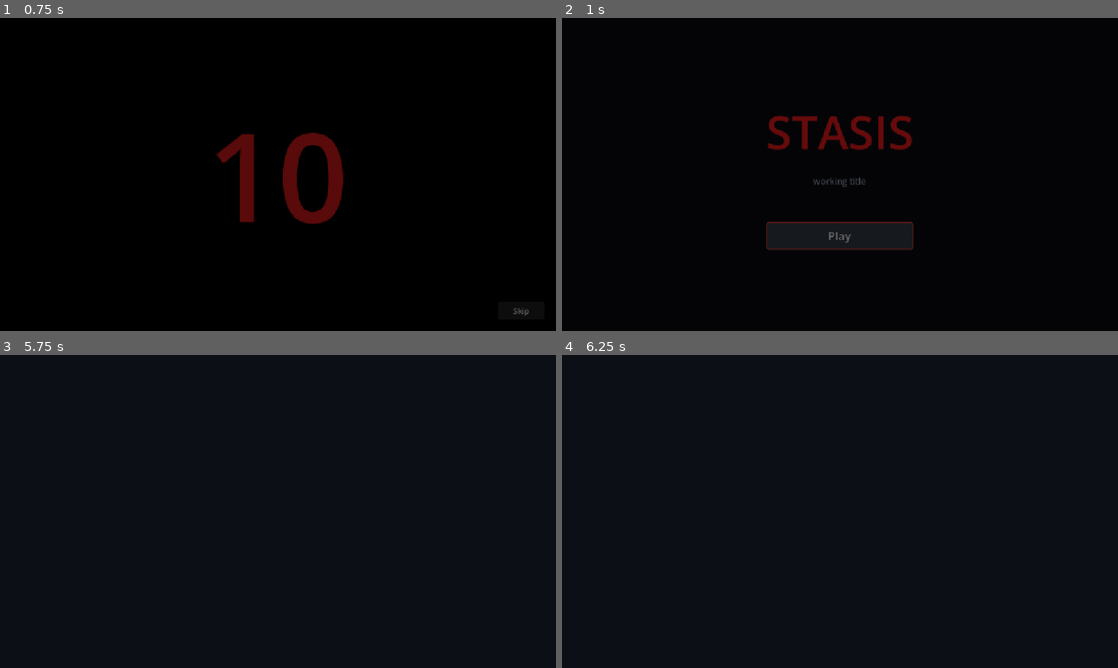
Above: before the commit, frames 1-4 (two rows, left to right).
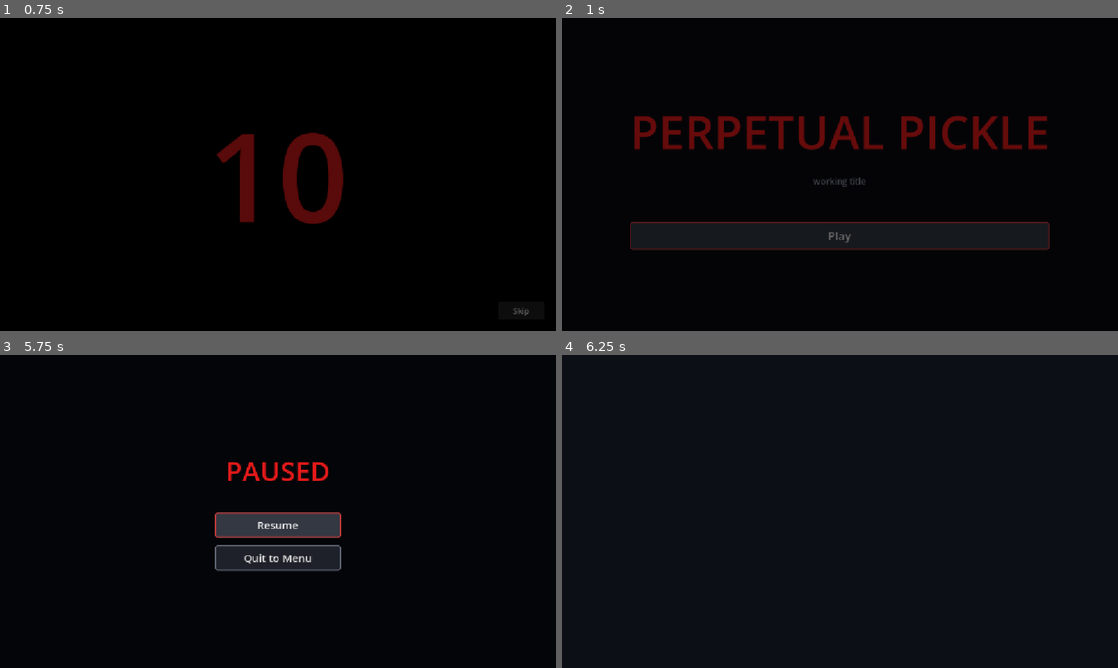
Above: after the commit, the same moments.

Repository: Joony/gmtk-game-jam-2026
Game: Godot game, scene res://scenes/intro.tscn
Same seed, same stepped clock (60 frames per second), same inputs: the game is played once before the commit and once after it.
Inputs (mouse positions are in pixels of both pictures, inside the frame that each line leads up to):
- Up to frame 1 (0.75 s): click "Skip" at 0.5 s
- Up to frame 2 (1 s): no input
- Up to frame 3 (5.75 s): click "Play" at 1.25 s; tap Enter at 2 s; move the mouse to (305, 511) at 2.02 s; hold W (forward) from 2.03 s (still down); tap Space (jump) at 2.27, 3.02, 4.52, 5.27 s; move the mouse to (250, 511) at 2.77 s; move the mouse to (289, 505) at 3.52 s; move the mouse to (272, 517) at 4.27 s; move the mouse to (316, 514) at 5.02 s; tap Escape (pause) at 5.65 s
- Up to frame 4 (6.25 s): release W (forward) at 5.75 s; click (840, 524) at 5.75 s, where only the run after the commit has a clickable "Resume"

Frame 1 is identical in both runs. In frame 2, 4.3% of the frame differs, in the area x 12-88%, y 31-75%; in frame 3, 3.0%; in frame 4, nothing differs.

Commit message:
Step 5: pause menu owning Esc and cursor state, with headless and windowed tests
Co-Authored-By: Claude Fable 5 <noreply@anthropic.com>

Diff:
--- a/project.godot
+++ b/project.godot
@@ -63,8 +63,8 @@
 
 [physics]
 
+3d/physics_engine="Jolt Physics"
 common/physics_interpolation=true
-3d/physics_engine="Jolt Physics"
 
 [rendering]
 
--- a/scenes/game.tscn
+++ b/scenes/game.tscn
@@ -1,7 +1,8 @@
-[gd_scene load_steps=9 format=3]
+[gd_scene load_steps=10 format=3]
 
 [ext_resource type="Script" path="res://scripts/game.gd" id="1_game"]
 [ext_resource type="PackedScene" path="res://scenes/player.tscn" id="2_player"]
+[ext_resource type="PackedScene" path="res://ui/pause_menu.tscn" id="3_pause"]
 
 [sub_resource type="Environment" id="Environment_game"]
 background_mode = 1
@@ -83,3 +84,5 @@
 transform = Transform3D(1, 0, 0, 0, 1, 0, 0, 0, 1, 0, 1.0, 4)
 
 [node name="Player" parent="." instance=ExtResource("2_player")]
+
+[node name="PauseMenu" parent="." instance=ExtResource("3_pause")]
--- a/scenes/main_menu.tscn
+++ b/scenes/main_menu.tscn
@@ -1,6 +1,6 @@
-[gd_scene load_steps=4 format=3]
+[gd_scene format=3 uid="uid://duuhvlvcjcmnd"]
 
-[ext_resource type="Script" path="res://scripts/main_menu.gd" id="1_menu"]
+[ext_resource type="Script" uid="uid://bndynw5c44qfj" path="res://scripts/main_menu.gd" id="1_menu"]
 
 [sub_resource type="StyleBoxFlat" id="StyleBoxFlat_normal"]
 bg_color = Color(0.12, 0.13, 0.16, 1)
@@ -26,21 +26,25 @@
 corner_radius_bottom_right = 4
 corner_radius_bottom_left = 4
 
-[node name="MainMenu" type="Control"]
+[node name="MainMenu" type="Control" unique_id=296884092]
 layout_mode = 3
 anchors_preset = 15
 anchor_right = 1.0
 anchor_bottom = 1.0
+grow_horizontal = 2
+grow_vertical = 2
 script = ExtResource("1_menu")
 
-[node name="Background" type="ColorRect" parent="."]
+[node name="Background" type="ColorRect" parent="." unique_id=74673860]
 layout_mode = 1
 anchors_preset = 15
 anchor_right = 1.0
 anchor_bottom = 1.0
+grow_horizontal = 2
+grow_vertical = 2
 color = Color(0.04, 0.04, 0.06, 1)
 
-[node name="Center" type="CenterContainer" parent="."]
+[node name="Center" type="CenterContainer" parent="." unique_id=125903681]
 layout_mode = 1
 anchors_preset = 15
 anchor_right = 1.0
@@ -48,30 +52,30 @@
 grow_horizontal = 2
 grow_vertical = 2
 
-[node name="VBox" type="VBoxContainer" parent="Center"]
+[node name="VBox" type="VBoxContainer" parent="Center" unique_id=836462099]
 layout_mode = 2
 theme_override_constants/separation = 24
 alignment = 1
 
-[node name="Title" type="Label" parent="Center/VBox"]
+[node name="Title" type="Label" parent="Center/VBox" unique_id=1613126737]
 layout_mode = 2
 theme_override_colors/font_color = Color(0.9, 0.1, 0.1, 1)
 theme_override_font_sizes/font_size = 96
-text = "STASIS"
+text = "PERPETUAL PICKLE"
 horizontal_alignment = 1
 
-[node name="Subtitle" type="Label" parent="Center/VBox"]
+[node name="Subtitle" type="Label" parent="Center/VBox" unique_id=1381855521]
 layout_mode = 2
 theme_override_colors/font_color = Color(0.55, 0.58, 0.65, 1)
 theme_override_font_sizes/font_size = 18
 text = "working title"
 horizontal_alignment = 1
 
-[node name="Spacer" type="Control" parent="Center/VBox"]
+[node name="Spacer" type="Control" parent="Center/VBox" unique_id=1280966082]
 custom_minimum_size = Vector2(0, 24)
 layout_mode = 2
 
-[node name="PlayButton" type="Button" parent="Center/VBox"]
+[node name="PlayButton" type="Button" parent="Center/VBox" unique_id=612618275]
 unique_name_in_owner = true
 custom_minimum_size = Vector2(260, 56)
 layout_mode = 2
--- /dev/null
+++ b/scripts/pause_menu.gd
@@ -0,0 +1,68 @@
+extends CanvasLayer
+
+# Owns Esc and ALL mouse-capture state while in game, so there is a single source
+# of truth for the cursor. The camera controller deliberately does not touch it.
+#
+# Only present in the game scene, so Esc is inert in the intro and main menu.
+
+const MAIN_MENU_SCENE := "res://scenes/main_menu.tscn"
+
+signal paused
+signal resumed
+
+var is_paused: bool = false
+
+
+func _ready() -> void:
+	# Must keep running while the tree is paused, or Esc could never unpause.
+	process_mode = Node.PROCESS_MODE_ALWAYS
+	visible = false
+	get_tree().paused = false
+
+
+func _unhandled_input(event: InputEvent) -> void:
+	if event.is_action_pressed("pause"):
+		toggle()
+		get_viewport().set_input_as_handled()
+
+
+func toggle() -> void:
+	if is_paused:
+		resume()
+	else:
+		pause_game()
+
+
+func pause_game() -> void:
+	if is_paused:
+		return
+	is_paused = true
+	get_tree().paused = true
+	visible = true
+	Input.set_mouse_mode(Input.MOUSE_MODE_VISIBLE)
+	%ResumeButton.grab_focus()
+	paused.emit()
+
+
+func resume() -> void:
+	if not is_paused:
+		return
+	is_paused = false
+	get_tree().paused = false
+	visible = false
+	Input.set_mouse_mode(Input.MOUSE_MODE_CAPTURED)
+	resumed.emit()
+
+
+func _on_resume_button_pressed() -> void:
+	resume()
+
+
+func _on_quit_button_pressed() -> void:
+	# Unpause before leaving, or the main menu loads into a paused tree.
+	is_paused = false
+	get_tree().paused = false
+	visible = false
+	# Cursor stays visible on purpose — the main menu needs it.
+	Input.set_mouse_mode(Input.MOUSE_MODE_VISIBLE)
+	SceneManager.change_scene(MAIN_MENU_SCENE)
--- a/tests/capture_scene.gd
+++ b/tests/capture_scene.gd
@@ -11,6 +11,9 @@
 	var args := OS.get_cmdline_user_args()
 	var scene_path: String = args[0] if args.size() > 0 else "res://scenes/main_menu.tscn"
 	var out_path: String = args[1] if args.size() > 1 else "user://capture.png"
+	# Optional 3rd arg: an input action to fire before capturing (e.g. "pause"),
+	# so states that only exist after input can be eyeballed too.
+	var action: String = args[2] if args.size() > 2 else ""
 
 	var packed: PackedScene = load(scene_path)
 	if packed == null:
@@ -25,6 +28,15 @@
 	# Let layout settle and the frame actually draw.
 	for i in 5:
 		await process_frame
+
+	if action != "":
+		var event := InputEventAction.new()
+		event.action = action
+		event.pressed = true
+		root.push_input(event)
+		for i in 5:
+			await process_frame
+
 	await RenderingServer.frame_post_draw
 
 	var image := root.get_texture().get_image()
--- /dev/null
+++ b/tests/smoke_pause_menu.gd
@@ -0,0 +1,153 @@
+extends SceneTree
+# Headless test for the pause menu (step 5).
+# Run: godot --headless --path . -s tests/smoke_pause_menu.gd
+# Cursor assertions only run windowed — see the note at the bottom.
+
+const GAME_SCENE := "res://scenes/game.tscn"
+const MENU_SCENE := "res://scenes/main_menu.tscn"
+const INTRO_SCENE := "res://scenes/intro.tscn"
+const MAX_FRAMES := 600
+
+var _failures: Array[String] = []
+var _cursor_testable := false
+
+
+func _init() -> void:
+	_run.call_deferred()
+
+
+func _check(label: String, ok: bool) -> void:
+	if not ok:
+		_failures.append(label)
+
+
+func _press_escape() -> void:
+	var event := InputEventAction.new()
+	event.action = "pause"
+	event.pressed = true
+	root.push_input(event)
+
+
+func _current_scene_is(scene_name: String) -> bool:
+	return current_scene != null and current_scene.name == scene_name
+
+
+func _run() -> void:
+	if not root.has_node("SceneManager"):
+		var sm: Node = load("res://scripts/scene_manager.gd").new()
+		sm.name = "SceneManager"
+		root.add_child(sm)
+
+	# Can we meaningfully assert cursor state in this run?
+	Input.set_mouse_mode(Input.MOUSE_MODE_CAPTURED)
+	_cursor_testable = Input.get_mouse_mode() == Input.MOUSE_MODE_CAPTURED
+
+	var game: Node3D = load(GAME_SCENE).instantiate()
+	root.add_child(game)
+	current_scene = game
+	await process_frame
+
+	var pause_menu: CanvasLayer = game.get_node_or_null("PauseMenu")
+	_check("game scene contains a PauseMenu", pause_menu != null)
+	if pause_menu == null:
+		_finish()
+		return
+
+	# --- Starts hidden and unpaused -----------------------------------------
+	_check("pause menu starts hidden", not pause_menu.visible)
+	_check("tree starts unpaused", not paused)
+	_check(
+		"pause menu processes while paused",
+		pause_menu.process_mode == Node.PROCESS_MODE_ALWAYS
+	)
+	_check("pause menu has a Resume button", pause_menu.get_node_or_null("%ResumeButton") != null)
+	_check("pause menu has a Quit button", pause_menu.get_node_or_null("%QuitButton") != null)
+	_check("pause menu dims the background", pause_menu.get_node_or_null("Dim") != null)
+
+	# --- Esc pauses: menu shown, tree paused, cursor released ---------------
+	_press_escape()
+	await process_frame
+	_check("Esc shows the pause menu", pause_menu.visible)
+	_check("Esc pauses the tree", paused)
+	_check("is_paused flag set", pause_menu.is_paused)
+	if _cursor_testable:
+		_check("Esc releases the cursor", Input.get_mouse_mode() == Input.MOUSE_MODE_VISIBLE)
+		_check("Resume button has focus when paused", pause_menu.get_node("%ResumeButton").has_focus())
+
+	# --- Esc again resumes: all three reversed ------------------------------
+	_press_escape()
+	await process_frame
+	_check("Esc again hides the pause menu", not pause_menu.visible)
+	_check("Esc again unpauses the tree", not paused)
+	if _cursor_testable:
+		_check("Esc again re-captures the cursor", Input.get_mouse_mode() == Input.MOUSE_MODE_CAPTURED)
+
+	# --- Resume button does the same ----------------------------------------
+	_press_escape()
+	await process_frame
+	_check("paused again before testing Resume", paused)
+	pause_menu.get_node("%ResumeButton").pressed.emit()
+	await process_frame
+	_check("Resume button unpauses", not paused)
+	_check("Resume button hides the menu", not pause_menu.visible)
+
+	# --- The game keeps running after resume (pause actually reverses) ------
+	var player: CharacterBody3D = game.get_node("Player")
+	for i in 30:
+		await physics_frame
+	var pos_before := player.global_position
+	_press_escape()
+	await process_frame
+	for i in 30:
+		await physics_frame
+	_check("player does not move while paused", player.global_position.distance_to(pos_before) < 0.001)
+	pause_menu.get_node("%ResumeButton").pressed.emit()
+	await process_frame
+
+	# --- Quit to Menu: unpause, leave cursor visible, change scene ----------
+	_press_escape()
+	await process_frame
+	_check("paused before Quit to Menu", paused)
+	pause_menu.get_node("%QuitButton").pressed.emit()
+	await process_frame
+	_check("Quit to Menu unpauses the tree", not paused)
+
+	var frames := 0
+	while frames < MAX_FRAMES and not _current_scene_is("MainMenu"):
+		await process_frame
+		frames += 1
+	_check("Quit to Menu reaches the main menu", _current_scene_is("MainMenu"))
+	_check("tree is not left paused in the main menu", not paused)
+	if _cursor_testable:
+		_check(
+			"cursor stays visible in the main menu",
+			Input.get_mouse_mode() == Input.MOUSE_MODE_VISIBLE
+		)
+
+	# --- Esc must be inert outside the game ---------------------------------
+	_press_escape()
+	await process_frame
+	_check("Esc does nothing in the main menu", not paused)
+
+	var intro: Control = load(INTRO_SCENE).instantiate()
+	root.add_child(intro)
+	current_scene = intro
+	await process_frame
+	_press_escape()
+	await process_frame
+	_check("Esc does nothing in the intro", not paused)
+
+	_finish()
+
+
+func _finish() -> void:
+	if not _cursor_testable:
+		print("  (skipped cursor checks: capture unavailable headless — run windowed)")
+	if _failures.is_empty():
+		print("PAUSE MENU TEST PASS")
+		quit(0)
+	else:
+		for failure in _failures:
+			push_error(failure)
+		print("PAUSE MENU TEST FAIL")
+		quit(1)
--- /dev/null
+++ b/ui/pause_menu.tscn
@@ -0,0 +1,85 @@
+[gd_scene load_steps=4 format=3]
+
+[ext_resource type="Script" path="res://scripts/pause_menu.gd" id="1_pause"]
+
+[sub_resource type="StyleBoxFlat" id="StyleBoxFlat_normal"]
+bg_color = Color(0.12, 0.13, 0.16, 1)
+border_width_left = 2
+border_width_top = 2
+border_width_right = 2
+border_width_bottom = 2
+border_color = Color(0.45, 0.48, 0.55, 1)
+corner_radius_top_left = 4
+corner_radius_top_right = 4
+corner_radius_bottom_right = 4
+corner_radius_bottom_left = 4
+
+[sub_resource type="StyleBoxFlat" id="StyleBoxFlat_focus"]
+bg_color = Color(0.2, 0.22, 0.26, 1)
+border_width_left = 2
+border_width_top = 2
+border_width_right = 2
+border_width_bottom = 2
+border_color = Color(0.85, 0.2, 0.18, 1)
+corner_radius_top_left = 4
+corner_radius_top_right = 4
+corner_radius_bottom_right = 4
+corner_radius_bottom_left = 4
+
+[node name="PauseMenu" type="CanvasLayer"]
+layer = 50
+script = ExtResource("1_pause")
+
+[node name="Dim" type="ColorRect" parent="."]
+anchors_preset = 15
+anchor_right = 1.0
+anchor_bottom = 1.0
+grow_horizontal = 2
+grow_vertical = 2
+color = Color(0, 0, 0, 0.65)
+
+[node name="Center" type="CenterContainer" parent="."]
+anchors_preset = 15
+anchor_right = 1.0
+anchor_bottom = 1.0
+grow_horizontal = 2
+grow_vertical = 2
+
+[node name="VBox" type="VBoxContainer" parent="Center"]
+layout_mode = 2
+theme_override_constants/separation = 16
+alignment = 1
+
+[node name="Title" type="Label" parent="Center/VBox"]
+layout_mode = 2
+theme_override_colors/font_color = Color(0.9, 0.1, 0.1, 1)
+theme_override_font_sizes/font_size = 56
+text = "PAUSED"
+horizontal_alignment = 1
+
+[node name="Spacer" type="Control" parent="Center/VBox"]
+custom_minimum_size = Vector2(0, 16)
+layout_mode = 2
+
+[node name="ResumeButton" type="Button" parent="Center/VBox"]
+unique_name_in_owner = true
+custom_minimum_size = Vector2(260, 52)
+layout_mode = 2
+theme_override_font_sizes/font_size = 22
+theme_override_styles/normal = SubResource("StyleBoxFlat_normal")
+theme_override_styles/hover = SubResource("StyleBoxFlat_focus")
+theme_override_styles/focus = SubResource("StyleBoxFlat_focus")
+text = "Resume"
+
+[node name="QuitButton" type="Button" parent="Center/VBox"]
+unique_name_in_owner = true
+custom_minimum_size = Vector2(260, 52)
+layout_mode = 2
+theme_override_font_sizes/font_size = 22
+theme_override_styles/normal = SubResource("StyleBoxFlat_normal")
+theme_override_styles/hover = SubResource("StyleBoxFlat_focus")
+theme_override_styles/focus = SubResource("StyleBoxFlat_focus")
+text = "Quit to Menu"
+
+[connection signal="pressed" from="Center/VBox/ResumeButton" to="." method="_on_resume_button_pressed"]
+[connection signal="pressed" from="Center/VBox/QuitButton" to="." method="_on_quit_button_pressed"]
Not shown, added: scripts/pause_menu.gd.uid
Not shown, added: tests/smoke_pause_menu.gd.uid
Not shown, changed: TODO.md
Not shown, changed: docs/LOG.md
Not shown, added: docs/features/pause-menu.md
